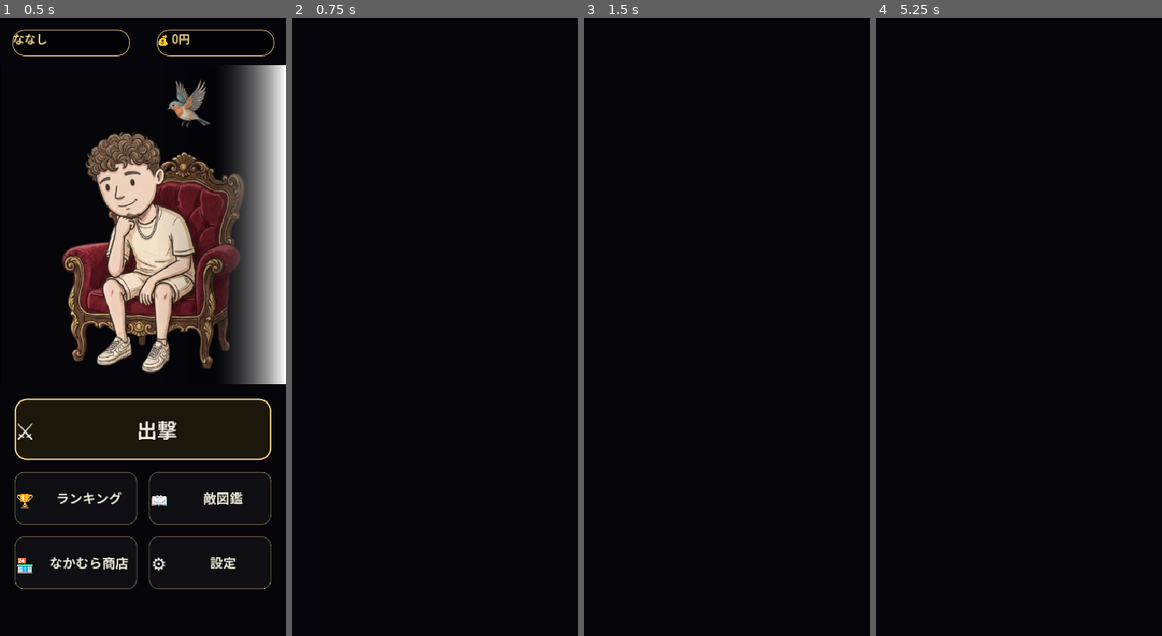
Above: before the commit, frames 1-4 (left to right).
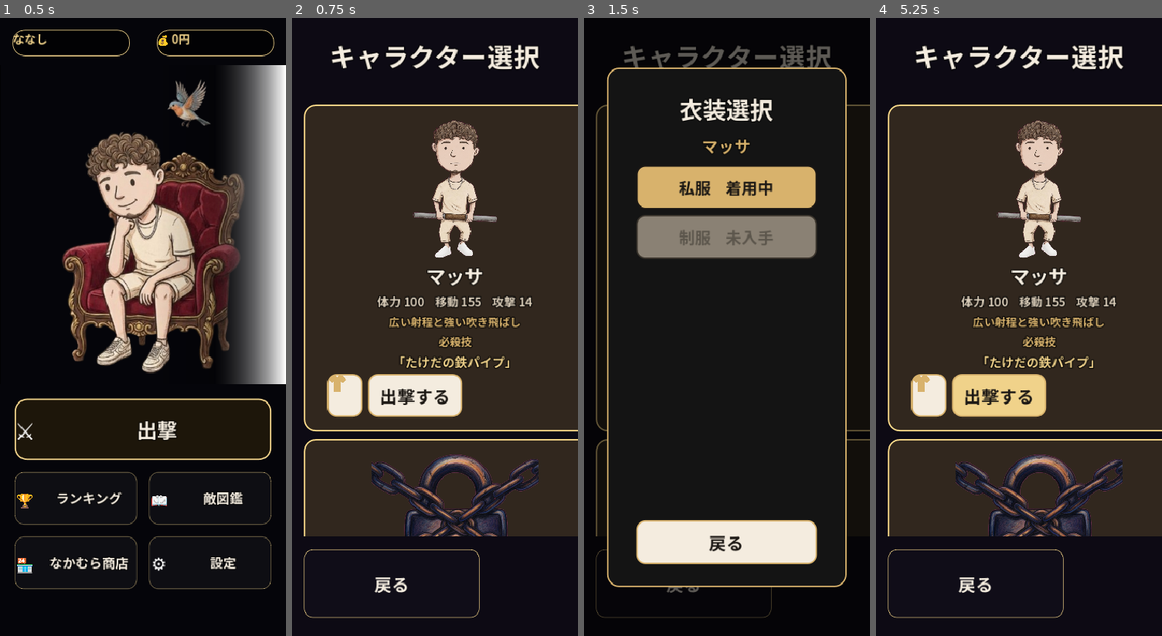
Above: after the commit, the same moments.

Repository: sudotti/inba-war
Game: Godot game, scene res://scenes/title.tscn
Same seed, same stepped clock (60 frames per second), same inputs: the game is played once before the commit and once after it.
Inputs (mouse positions are in pixels of both pictures, inside the frame that each line leads up to):
- Up to frame 1 (0.5 s): no input
- Up to frame 2 (0.75 s): click (435, 432) at 0.5 s
- Up to frame 3 (1.5 s): click (635, 394) at 1.27 s
- Up to frame 4 (5.25 s): click (998, 394) at 2 s, where only the run after the commit has a clickable "出撃する"; click (976, 586) at 2.75 s, where only the run after the commit has a clickable "戻る"; click (1019, 184) at 3.5 s, where only the run after the commit has a clickable "私服 着用中"; tap Enter at 4.25 s; move the mouse to (1081, 296) at 4.27 s; hold D 4.28-5 s; tap 1 at 4.35 s; click (1081, 296) at 4.42 s; tap Space at 4.52, 5 s; drag from (961, 357) to (1004, 450) at 5.02 s

Frame 1 is identical in both runs. In frame 2, 66% of the frame differs, in the area x 4-100%, y 4-98%; in frame 3, 17%; in frame 4, 66%.
Error before the commit: Parse Error: Cannot find member "SCROLL_MODE_ENABLED" in base "ScrollContainer". (res://scripts/select_screen.gd:46)

Commit message:
Fix select screen: fix scroll mode constant, improve panel/night contrast, remove debug code

Diff:
--- a/scripts/select_screen.gd
+++ b/scripts/select_screen.gd
@@ -28,7 +28,7 @@
 	_is_portrait = UiFont.portrait(get_viewport_rect().size)
 	UiFont.full_rect(self)
 	var night := ColorRect.new()
-	night.color = Color(0.03,0.03,0.06,1.0)
+	night.color = Color(0.05, 0.04, 0.08, 1.0)
 	night.mouse_filter = Control.MOUSE_FILTER_IGNORE
 	UiFont.full_rect(night)
 	add_child(night)
@@ -43,7 +43,7 @@
 		var scroll := ScrollContainer.new()
 		scroll.mouse_filter = Control.MOUSE_FILTER_IGNORE
 		scroll.horizontal_scroll_mode = ScrollContainer.SCROLL_MODE_DISABLED
-		scroll.vertical_scroll_mode = ScrollContainer.SCROLL_MODE_ENABLED
+		scroll.vertical_scroll_mode = ScrollContainer.SCROLL_MODE_AUTO
 		UiFont.place(scroll, 0.04, 0.14, 0.96, 0.84)
 		add_child(scroll)
 		var content := VBoxContainer.new()
@@ -54,7 +54,8 @@
 		content.custom_minimum_size = Vector2(0, 1)
 		scroll.add_child(content)
 		for who in ORDER:
-			content.add_child(_card(who))
+			var card = _card(who)
+			content.add_child(card)
 		var spacer := Control.new()
 		spacer.custom_minimum_size = Vector2(0, 100)
 		content.add_child(spacer)
@@ -89,7 +90,7 @@
 	panel.size_flags_horizontal = Control.SIZE_EXPAND_FILL
 	panel.custom_minimum_size = Vector2(300, 0)
 	var border := UiFont.BRASS if who == SaveStore.playable_character() else Color("3a3228")
-	panel.add_theme_stylebox_override("panel", UiFont.style(Color(0.15, 0.12, 0.1, 0.9), UiFont.glass_border(0.9), 2, 16))
+	panel.add_theme_stylebox_override("panel", UiFont.style(Color(0.2, 0.16, 0.12, 0.95), UiFont.glass_border(1.0), 2, 16))
 	var margin := MarginContainer.new()
 	margin.add_theme_constant_override("margin_left", 16)
 	margin.add_theme_constant_override("margin_right", 16)
Not shown, changed: docs/index.html
Not shown, changed: docs/index.pck
